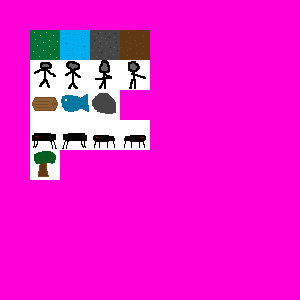
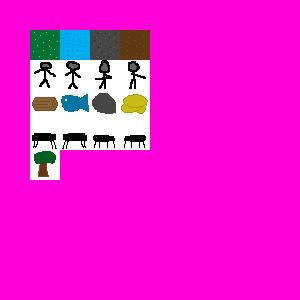
Layered file, before and after one edit (300×300). Changes by layer:
painted on "objects" over [121, 94, 148, 114]
painted on "Layer 0" over [120, 90, 150, 120]
